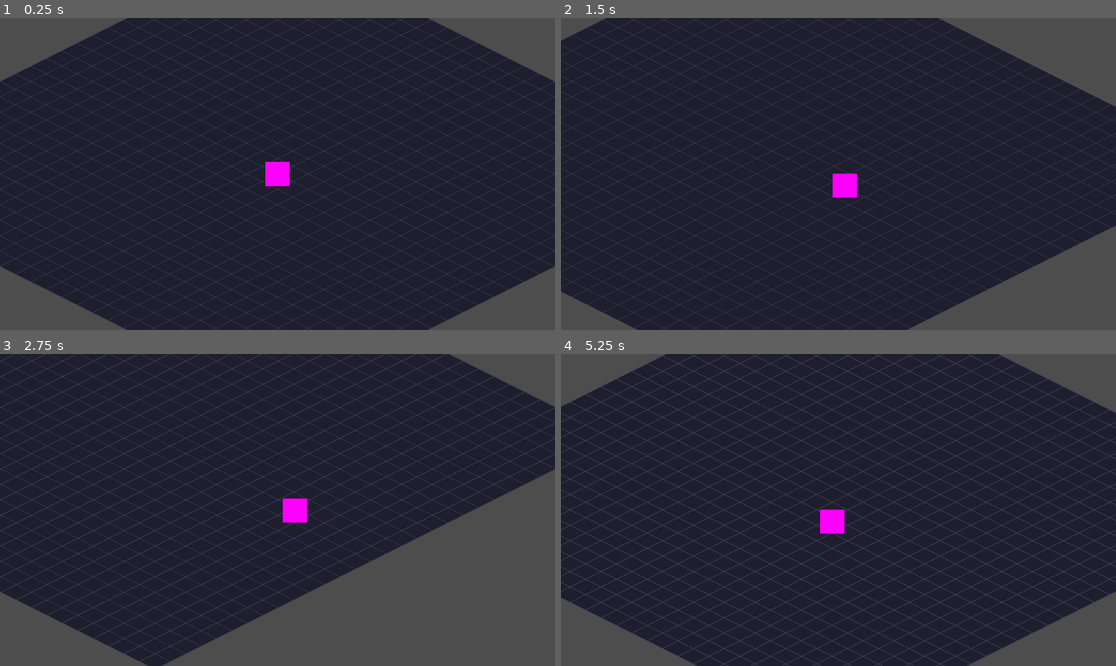
Above: before the commit, frames 1-4 (two rows, left to right).
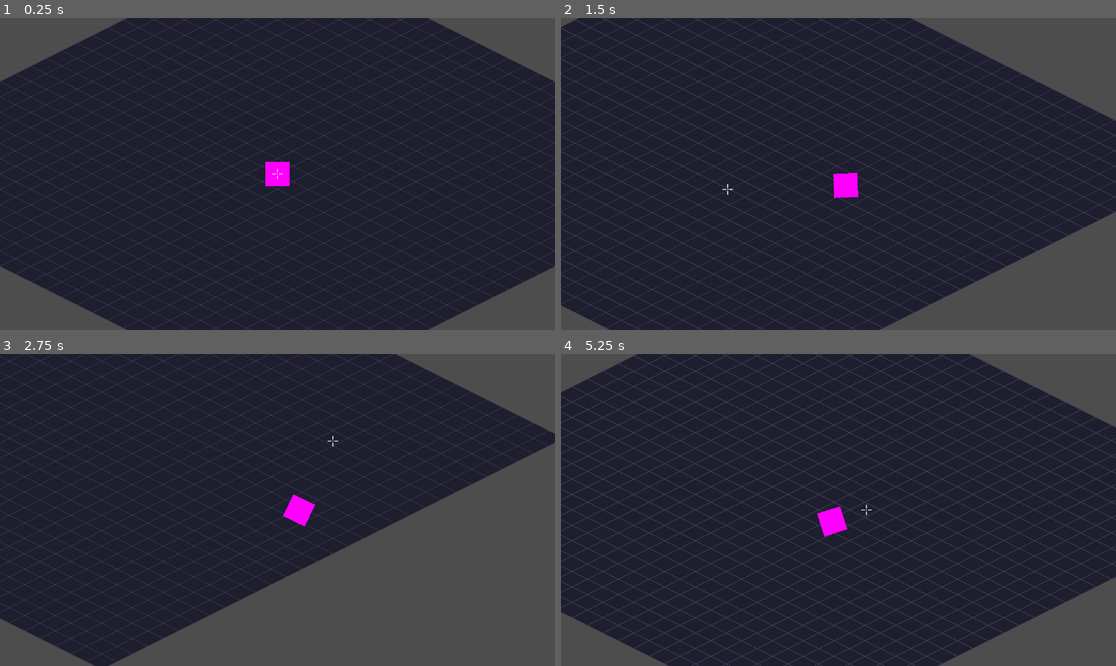
Above: after the commit, the same moments.

Repository: caiojgouvea/arpg
Game: Godot game, scene res://world.tscn
Two runs of this game, one before a commit and one after it. Both use one fixed random seed, a clock stepped at 60 frames per second and the inputs below.
Inputs (mouse positions are in pixels of both pictures, inside the frame that each line leads up to):
- Up to frame 1 (0.25 s): no input
- Up to frame 2 (1.5 s): tap Enter at 0.5 s; move the mouse to (960, 158) at 0.52 s; press the mouse at (960, 158) at 0.53 s; hold D (move_right) 0.53-1.28 s; tap Space (dash, bound only after the commit) at 0.8, 1.35 s; move the mouse to (727, 189) at 1.27 s; release the mouse at (727, 189) at 1.28 s; hold S (move_down) from 1.28 s (still down)
- Up to frame 3 (2.75 s): click (166, 525) at 1.55 s; move the mouse to (333, 441) at 2.02 s; release S (move_down) at 2.03 s; press the mouse at (333, 441) at 2.03 s; hold D (move_right) from 2.03 s (still down); tap Space (dash, bound only after the commit) at 2.3 s
- Up to frame 4 (5.25 s): move the mouse to (810, 572) at 2.77 s; release D (move_right) at 2.78 s; release the mouse at (810, 572) at 2.78 s; hold W (move_up) 2.78-3.53 s; tap Space (dash, bound only after the commit) at 2.85, 3.8, 4.35 s; click (810, 572) at 3.05 s; move the mouse to (1005, 556) at 3.52 s; press the mouse at (1005, 556) at 3.53 s; hold A (move_left) 3.53-5.03 s; right-click (1005, 556) at 4.15 s; move the mouse to (672, 463) at 4.27 s; release the mouse at (672, 463) at 4.28 s; click (672, 463) at 4.55 s; move the mouse to (866, 510) at 5.02 s; press the mouse at (866, 510) at 5.03 s; hold S (move_down) from 5.03 s (still down)

The runs differ from the first frame. In frame 1, less than 0.1% of the frame differs, in the area x 49-51%, y 48-52%; in frame 2, 12%; in frame 3, 16%; in frame 4, 17%, in the area x 0-100%, y 0-100%.

Commit message:
Add mouse aim, crosshair cursor, attack/skill/dash inputs

Diff:
--- /dev/null
+++ b/cursor.gd
@@ -0,0 +1,24 @@
+extends Node2D
+
+const COLOR := Color(1.0, 1.0, 1.0, 0.9)
+const SIZE := 8.0
+const GAP := 3.0
+const WIDTH := 1.5
+
+
+func _ready() -> void:
+	Input.set_mouse_mode(Input.MOUSE_MODE_HIDDEN)
+
+
+func _process(_delta: float) -> void:
+	global_position = get_global_mouse_position()
+
+
+func _draw() -> void:
+	# Linhas da mira
+	draw_line(Vector2(-SIZE - GAP, 0), Vector2(-GAP, 0), COLOR, WIDTH)
+	draw_line(Vector2(GAP, 0),         Vector2(SIZE + GAP, 0), COLOR, WIDTH)
+	draw_line(Vector2(0, -SIZE - GAP), Vector2(0, -GAP), COLOR, WIDTH)
+	draw_line(Vector2(0, GAP),         Vector2(0, SIZE + GAP), COLOR, WIDTH)
+	# Ponto central
+	draw_circle(Vector2.ZERO, 1.5, COLOR)
--- a/player.gd
+++ b/player.gd
@@ -1,8 +1,65 @@
 extends CharacterBody2D
 
 const SPEED = 200.0
+const DASH_SPEED = 600.0
+const DASH_DURATION = 0.15
+const DASH_COOLDOWN = 1.0
 
-func _physics_process(_delta: float) -> void:
+var _is_dashing := false
+var _dash_timer := 0.0
+var _dash_cooldown := 0.0
+var _dash_direction := Vector2.ZERO
+var _last_direction := Vector2.DOWN
+
+
+func _physics_process(delta: float) -> void:
+	look_at(get_global_mouse_position())
+	_tick_dash(delta)
+
+	if _is_dashing:
+		velocity = _dash_direction * DASH_SPEED
+	else:
+		var direction := Input.get_vector("move_left", "move_right", "move_up", "move_down")
+		if direction != Vector2.ZERO:
+			_last_direction = direction
+		velocity = direction * SPEED
+
+	move_and_slide()
+
+
+func _unhandled_input(event: InputEvent) -> void:
+	if event.is_action_pressed("attack"):
+		_attack()
+	elif event.is_action_pressed("skill"):
+		_skill()
+	elif event.is_action_pressed("dash"):
+		_dash()
+
+
+func _tick_dash(delta: float) -> void:
+	if _dash_cooldown > 0.0:
+		_dash_cooldown -= delta
+	if _is_dashing:
+		_dash_timer -= delta
+		if _dash_timer <= 0.0:
+			_is_dashing = false
+
+
+func _dash() -> void:
+	if _is_dashing or _dash_cooldown > 0.0:
+		return
 	var direction := Input.get_vector("move_left", "move_right", "move_up", "move_down")
-	velocity = direction * SPEED
-	move_and_slide()
+	_dash_direction = direction if direction != Vector2.ZERO else _last_direction
+	_is_dashing = true
+	_dash_timer = DASH_DURATION
+	_dash_cooldown = DASH_COOLDOWN
+
+
+func _attack() -> void:
+	var dir := (get_global_mouse_position() - global_position).normalized()
+	print("ATTACK dir: ", dir)
+
+
+func _skill() -> void:
+	var dir := (get_global_mouse_position() - global_position).normalized()
+	print("SKILL dir: ", dir)
--- a/project.godot
+++ b/project.godot
@@ -41,6 +41,21 @@
 "events": [Object(InputEventKey,"resource_local_to_scene":false,"resource_name":"","device":-1,"window_id":0,"alt_press …(192 unchanged characters)…
 ]
 }
+attack={
+"deadzone": 0.5,
+"events": [Object(InputEventMouseButton,"resource_local_to_scene":false,"resource_name":"","device":-1,"window_id":0,"alt_pressed":false,"shift_pressed":false,"ctrl_pressed":false,"meta_pressed":false,"button_mask":0,"position":Vector2(0, 0),"global_position":Vector2(0, 0),"factor":1.0,"button_index":1,"canceled":false,"pressed":false,"double_click":false,"script":null)
+]
+}
+skill={
+"deadzone": 0.5,
+"events": [Object(InputEventMouseButton,"resource_local_to_scene":false,"resource_name":"","device":-1,"window_id":0,"alt_pressed":false,"shift_pressed":false,"ctrl_pressed":false,"meta_pressed":false,"button_mask":0,"position":Vector2(0, 0),"global_position":Vector2(0, 0),"factor":1.0,"button_index":2,"canceled":false,"pressed":false,"double_click":false,"script":null)
+]
+}
+dash={
+"deadzone": 0.5,
+"events": [Object(InputEventKey,"resource_local_to_scene":false,"resource_name":"","device":-1,"window_id":0,"alt_pressed":false,"shift_pressed":false,"ctrl_pressed":false,"meta_pressed":false,"pressed":false,"keycode":0,"physical_keycode":32,"key_label":0,"unicode":32,"location":0,"echo":false,"script":null)
+]
+}
 
 [rendering]
 
--- a/world.tscn
+++ b/world.tscn
@@ -2,6 +2,7 @@
 
 [ext_resource type="Script" uid="uid://cd3jdemyynci0" path="res://player.gd" id="1_f3sb7"]
 [ext_resource type="Script" uid="uid://b4xv2n8dpqr7k" path="res://floor.gd" id="2_floor"]
+[ext_resource type="Script" uid="uid://c9rmt3xkwfh2q" path="res://cursor.gd" id="3_cursor"]
 
 [sub_resource type="CapsuleShape2D" id="CapsuleShape2D_fj7yv"]
 
@@ -28,3 +29,7 @@
 [node name="Camera2D" type="Camera2D" parent="Player" unique_id=932134375]
 position_smoothing_enabled = true
 position_smoothing_speed = 5.0
+
+[node name="Cursor" type="Node2D" parent="."]
+z_index = 10
+script = ExtResource("3_cursor")
Not shown, added: cursor.gd.uid
